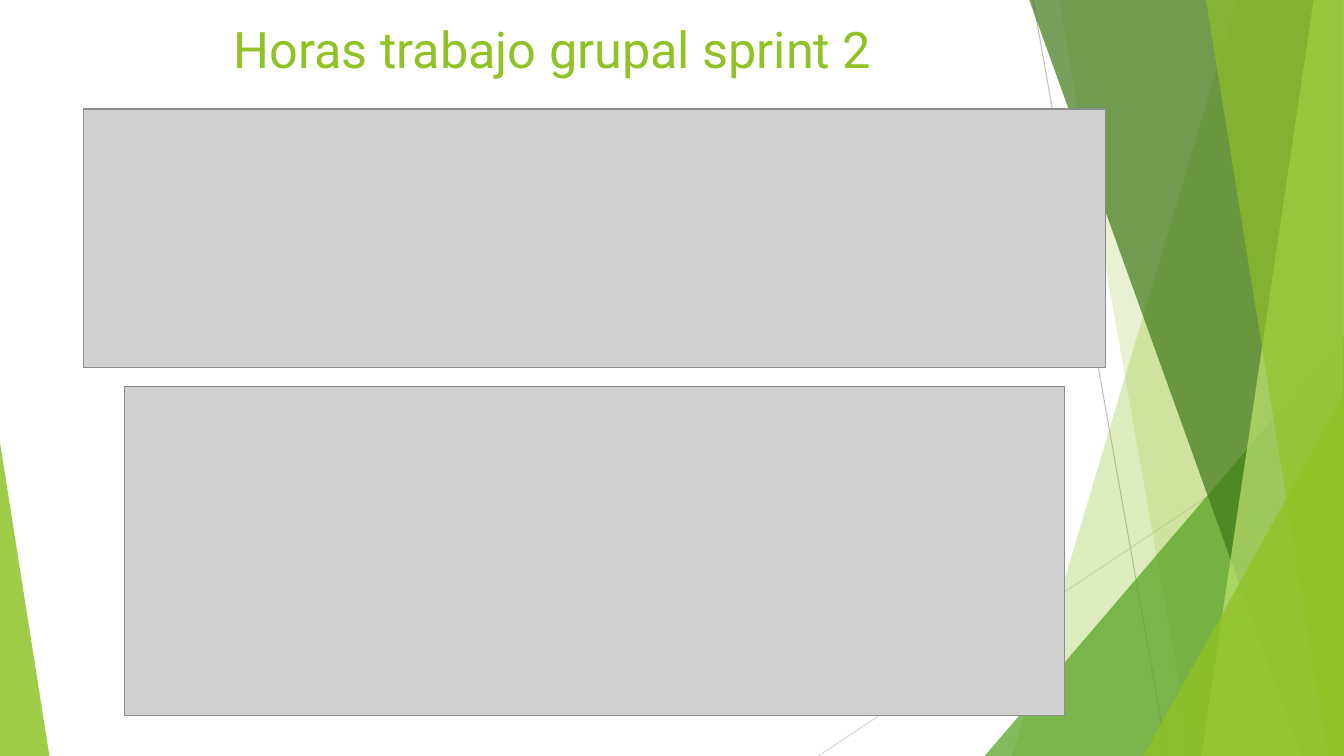
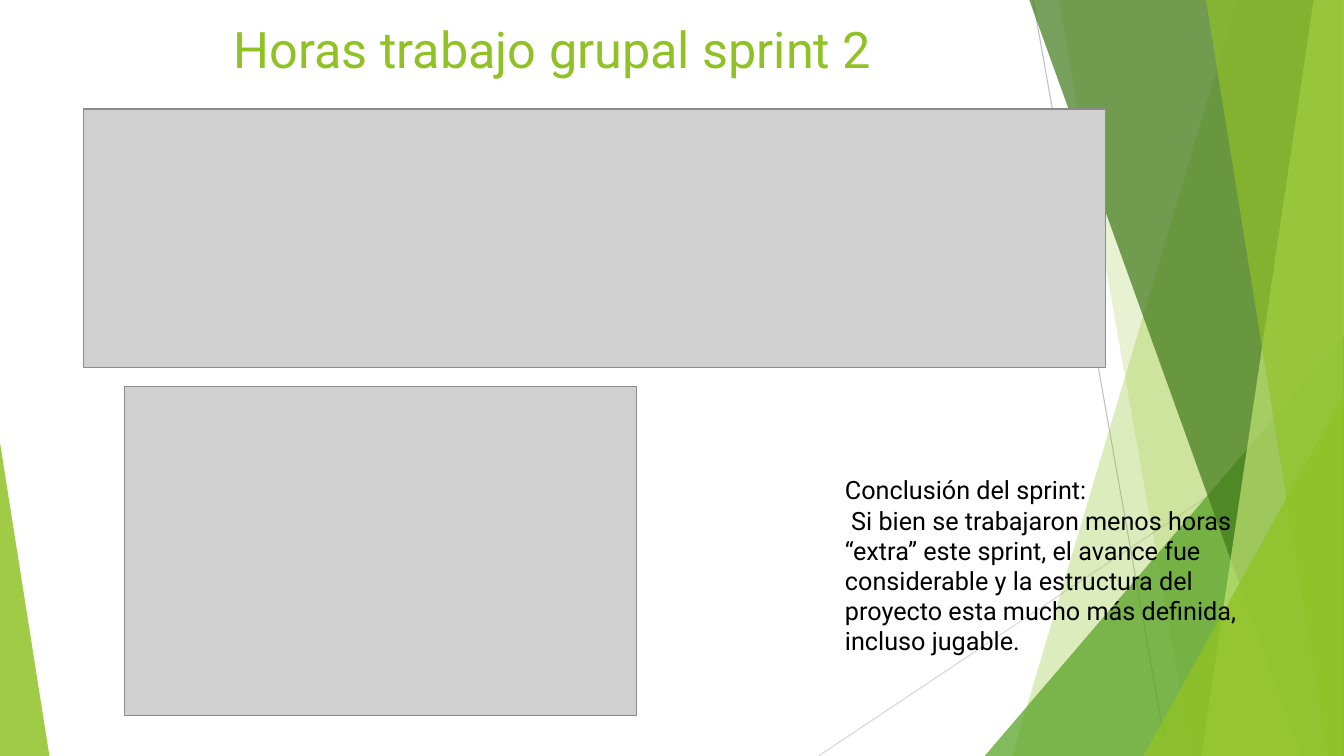
Before and after one commit to vicquiroz/SlimeSmasher, a slide deck: slide 8 of burndown y trabajo de equipo/Sprint 2 Finalizado/Presentacion Sprint 2.pptx. Drawn at 1344x756 pixels with LibreOffice and Linux fonts; fonts in the diff are those of the drawing; grey boxes stand for pictures. Boxes give left, top, right and bottom in pixels: in the first picture for what was removed or moved away, otherwise in the second. Text is boxed around its words. In the diff, an @@ line names an element or a change of style, - is before the commit and + after.

Commit message:
actualización presentación sprint 2
Cambios en conclusiones y actividades generales, se define más aún lo logrado.

```diff
--- a/burndown y trabajo de equipo/Sprint 2 Finalizado/Presentacion Sprint 2.pptx
+++ b/burndown y trabajo de equipo/Sprint 2 Finalizado/Presentacion Sprint 2.pptx
@@ picture: place and size @@
-picture at box(124, 387, 1064, 716)
+picture at box(124, 387, 636, 716)
@@ text added at box(845, 480, 1236, 656), 18 pt, text #000000 @@
+Conclusión del sprint:
+Si bien se trabajaron menos horas “extra” este sprint, el avance fue considerable y la estructura del proyecto esta mucho más definida, incluso jugable.
```
Also in this commit, not shown: 8 other slides changed.
